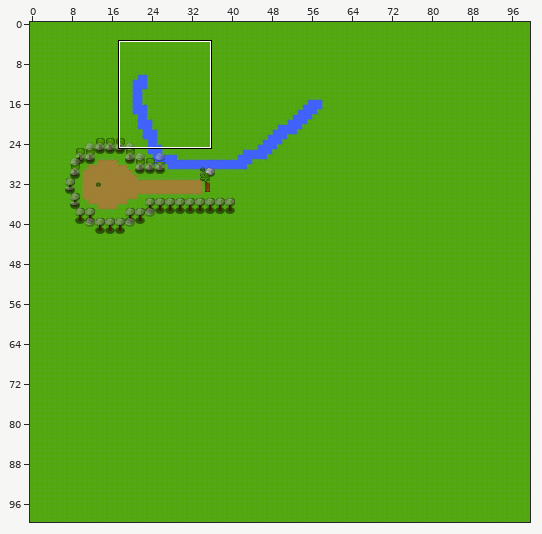
Level history. Tiled map: assets/maps/Map_2_1.tmx. Above, an overview of the earlier version with the close-up marked.
Close-up. As it was:
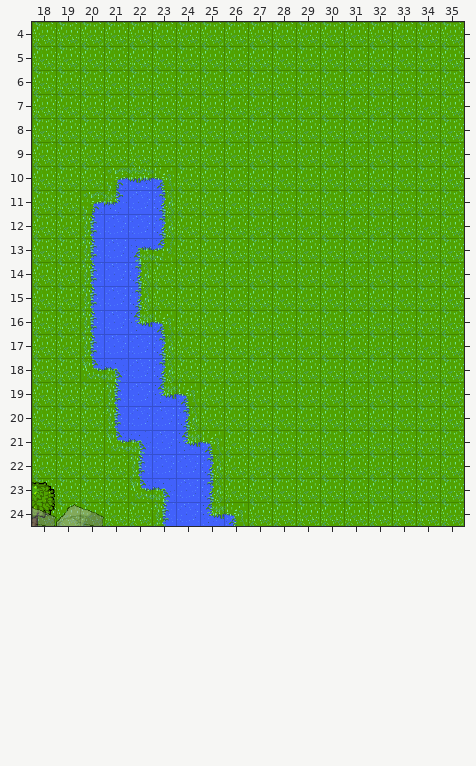
Cells are 32x32 px. Shown: x 18..35, y 4..24. The commit also changed other parts of the map, which this record leaves out.
Now the later version:
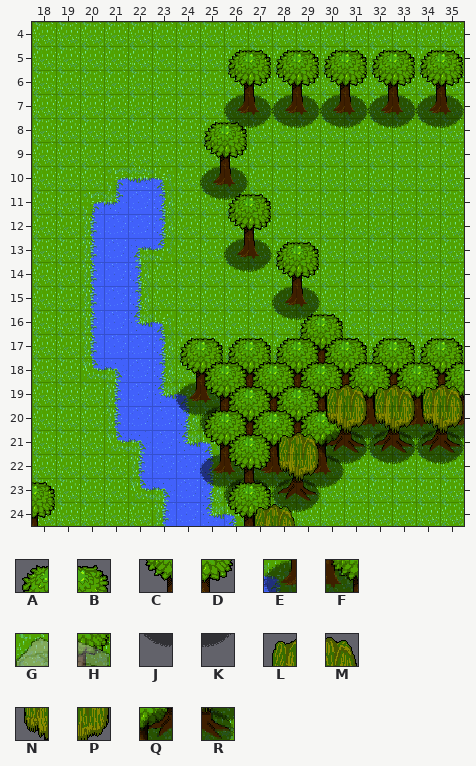
Key: from "objects": A 0, B 1, C 10, D 11, E 20, F 21, G 22, H 23, J 30, K 31, L 40, M 41, N 50, P 51, Q 60, R 61.
_ is an empty cell, . an unchanged one.
See-through tiles are keyed as they look on the map.
Difference:
--- layer "Graphic 8"
@@ x 26..35 @@
- 8 __________
+ 8 JKJKJKJKJK
@@ x 25..26 @@
-11 __
+11 JK
@@ x 26..27 @@
-14 __
+14 JK
@@ x 28..29 @@
-16 __
+16 JK
@@ x 24..35 @@
-19 .....__.....
-20 ____________
-21 .___________
-22 ..__________
-23 .______.....
-24 ..____......
+19 .....JK.....
+20 JKJKJKJKJKJK
+21 .JKJKJKJKJKJ
+22 ..JKJKJKJKJK
+23 .JKJKJK.....
+24 ..JKJK......
--- layer "Graphic 7"
@@ x 24..35 @@
-19 ____________
-20 .___________
-21 ..____......
-22 ._____......
-23 ..__........
+19 EFEFEFEFEFEF
+20 .EFEFEFEFEFE
+21 ..EFEF......
+22 .EFEFE......
+23 ..EF........
--- layer "Graphic 6"
@@ x 25..35 @@
-19 ___________
-20 .____......
-21 ______.....
-22 .__........
+19 CDCDCDCDCDC
+20 .CDCD......
+21 CDCDCD.....
+22 .CD........
@@ x 26..27 @@
-24 __
+24 CD
--- layer "Graphic 5"
@@ x 25..30 @@
-19 .__...
-20 ______
-21 .__...
+19 .AB...
+20 ABABAB
+21 .AB...
@@ x 26..27 @@
-23 __
+23 AB
--- layer "collision1"
@@ x 25..35 @@
- 5 .__________
- 6 .__________
- 7 .__________
- 8 __.........
- 9 __.........
-10 __.........
-11 .__........
-12 .__........
-13 .____......
-14 ...__......
-15 ...__......
-16 ....__.....
-17 ...._______
-18 ...._______
-19 .....______
-20 .....______
-21 ...________
-22 ...___.....
-23 ...__......
-24 ..__.......
+ 5 .ABABABABAB
+ 6 .CDCDCDCDCD
+ 7 .EFEFEFEFEF
+ 8 AB.........
+ 9 CD.........
+10 EF.........
+11 .AB........
+12 .CD........
+13 .EFAB......
+14 ...CD......
+15 ...EF......
+16 ....AB.....
+17 ....CDBABAB
+18 ....EFDCDCD
+19 .....LMLMLM
+20 .....NPNPNP
+21 ...LMQRQRQR
+22 ...NPF.....
+23 ...QR......
+24 ..LM.......
--- layer "Graphic 2"
@@ x 24..31 @@
-18 ________
+18 CDCDCDCD
--- layer "Graphic 1"
@@ x 24..35 @@
-17 ________....
-18 .___________
-19 ....__......
+17 ABABABAB....
+18 .ABABABABABA
+19 ....AB......
--- layer "armadillo_burrow" (now hidden)
@@ x 18..20 @@
-24 HGH
+24 ___
